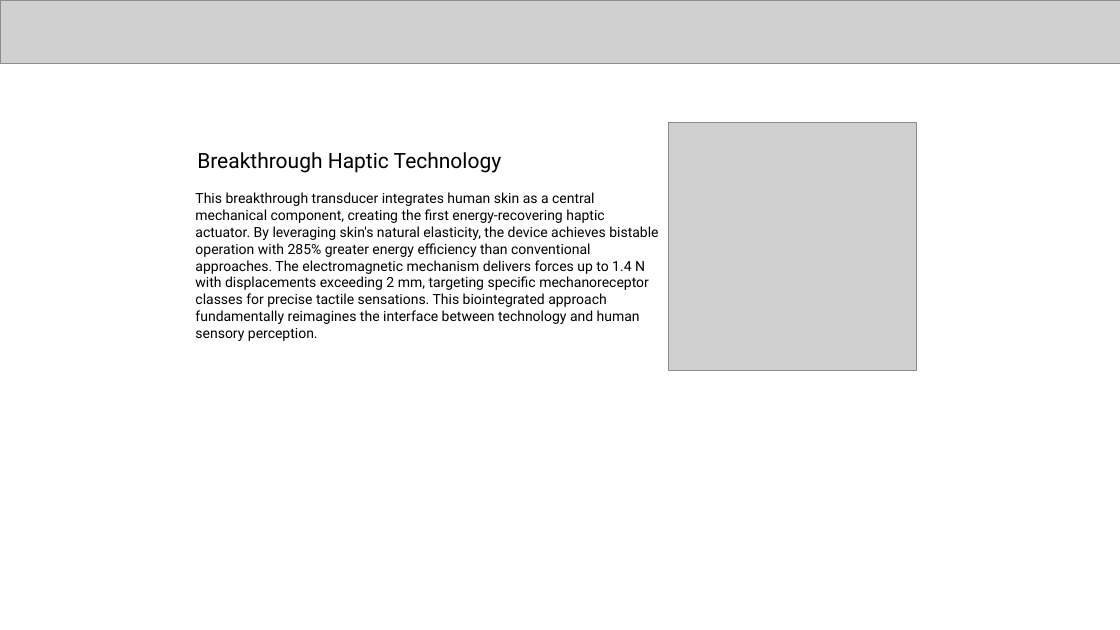
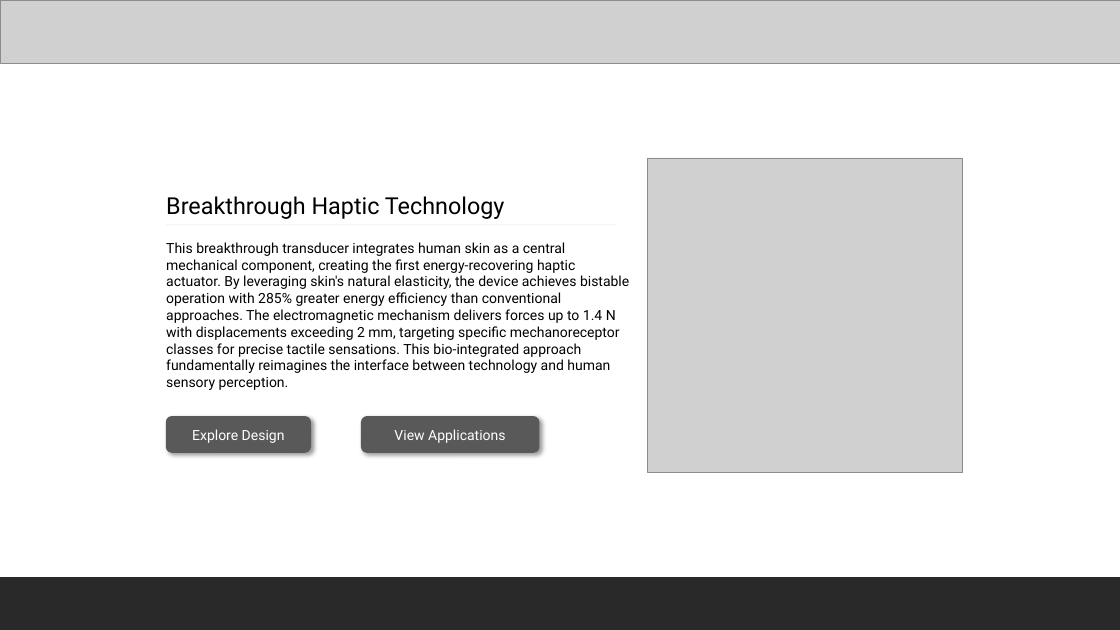
Before and after one commit to MuzaPro/practice-zone, a slide deck: slide 4 of assets/mockup.pptx. Drawn at 1120x630 pixels with LibreOffice and Linux fonts; fonts in the diff are those of the drawing; grey boxes stand for pictures. Boxes give left, top, right and bottom in pixels: in the first picture for what was removed or moved away, otherwise in the second. Text is boxed around its words. In the diff, an @@ line names an element or a change of style, - is before the commit and + after.

```diff
--- a/assets/mockup.pptx
+++ b/assets/mockup.pptx
@@ picture: place and size @@
-picture at [669,123,917,371]
+picture at [648,158,962,472]
@@ text "Breakthrough Haptic Technology": place and size @@
-text "Breakthrough Haptic Technology" at [197,152,502,173]
+text "Breakthrough Haptic Technology" at [166,196,505,219]
@@ text "Breakthrough Haptic Technology" at [166,196,505,219]: size 18 to 20 pt @@
@@ line added from (166, 225) to (617, 225), #000000 0.5 pt @@
@@ text at [166,242,629,390]: text changed @@
-This breakthrough transducer integrates human skin as a central mechanical component, creating the first energy-recovering haptic actuator. By leveraging skin's natural elasticity, the device achieves bistable operation with 285% greater energy efficiency than conventional approaches. The electromagnetic mechanism delivers forces up to 1.4 N with displacements exceeding 2 mm, targeting specific mechanoreceptor classes for precise tactile sensations. This biointegrated approach fundamentally reimagines the interface between technology and human sensory perception.
+This breakthrough transducer integrates human skin as a central mechanical component, creating the first energy-recovering haptic actuator. By leveraging skin's natural elasticity, the device achieves bistable operation with 285% greater energy efficiency than conventional approaches. The electromagnetic mechanism delivers forces up to 1.4 N with displacements exceeding 2 mm, targeting specific mechanoreceptor classes for precise tactile sensations. This bio-integrated approach fundamentally reimagines the interface between technology and human sensory perception.
@@ rounded rectangle added at [166,416,311,453], fill #595959, 12 pt, text #FFFFFF @@
+Explore Design
@@ rounded rectangle added at [361,416,539,453], fill #595959, 12 pt, text #FFFFFF @@
+View Applications
@@ rectangle added at [0,576,1120,630], fill #29292A @@
```
Also in this commit, not shown: 2 other files.
